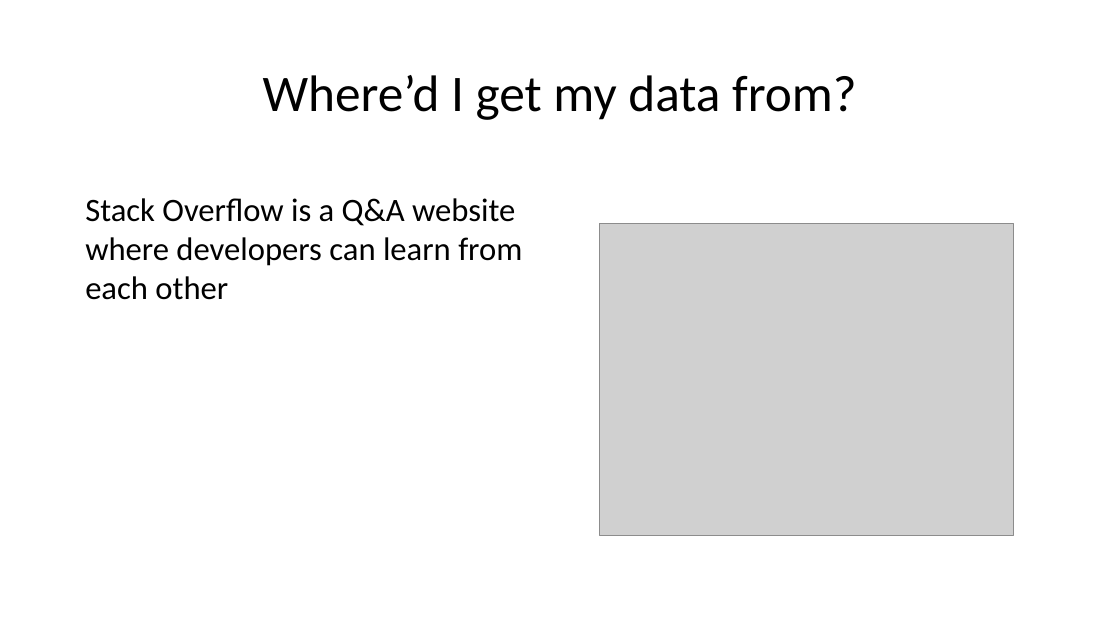
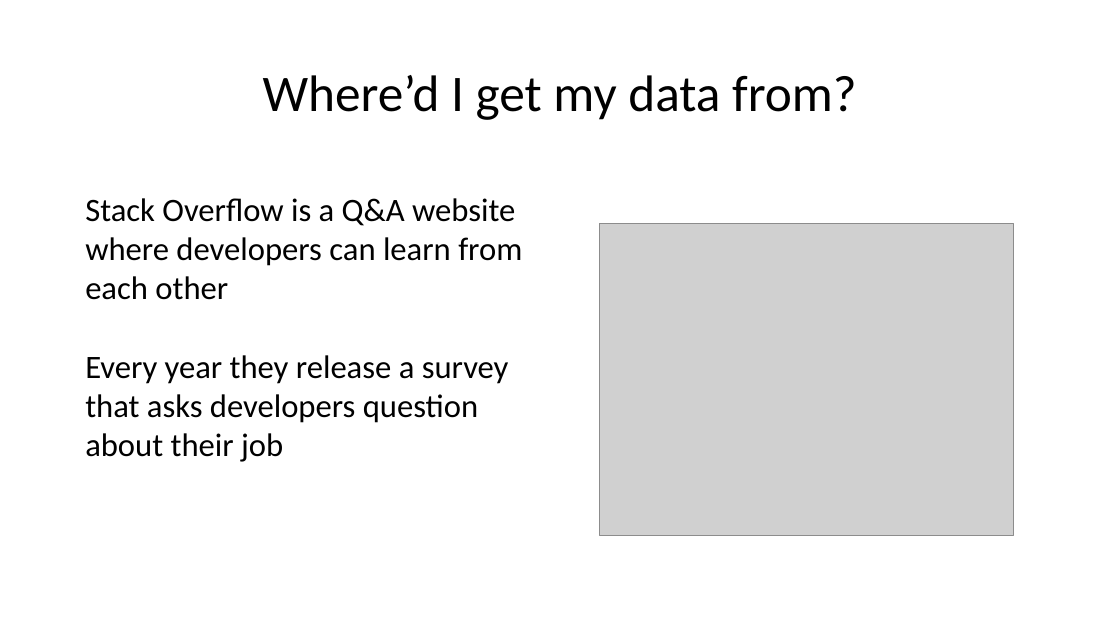
Before and after one commit to Iotaslair/DM-ML-Personal-Project, a slide deck: slide 6 of Presentation.pptx. Drawn at 1120x630 pixels with LibreOffice and Linux fonts; fonts in the diff are those of the drawing; grey boxes stand for pictures. Boxes give left, top, right and bottom in pixels: in the first picture for what was removed or moved away, otherwise in the second. Text is boxed around its words. In the diff, an @@ line names an element or a change of style, - is before the commit and + after.

```diff
--- a/Presentation.pptx
+++ b/Presentation.pptx
@@ text at box(85, 355, 509, 462): paragraph added @@
+Every year they release a survey that asks developers question about their job
```
Also in this commit, not shown: 11 other slides changed, 1 slide added, 1 other file.
